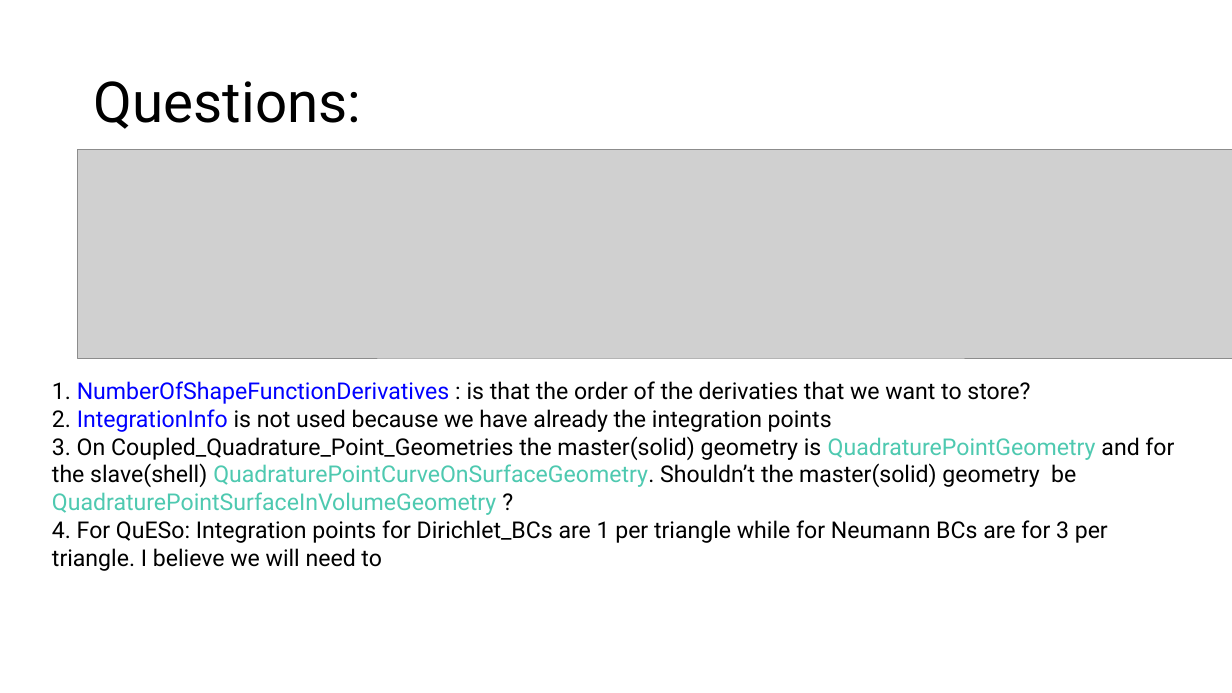
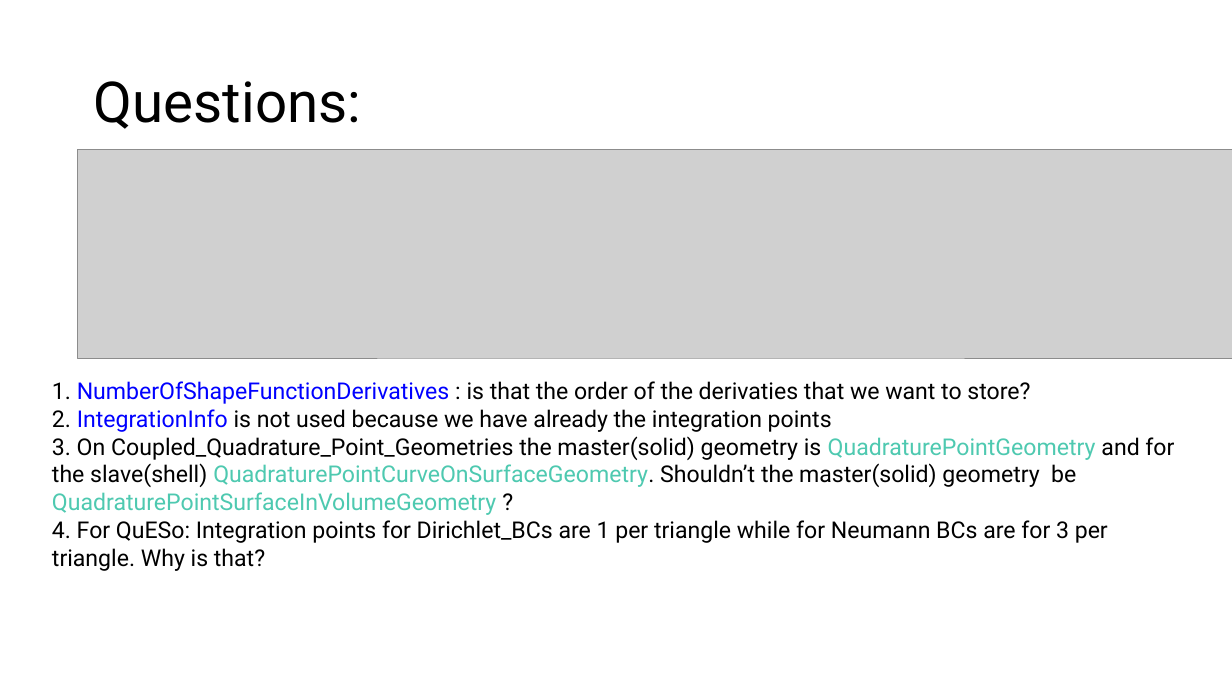
Before and after one commit to Minasmech/SolidShellCouplingIGA, a slide deck: slide 31 of Thesis_Notes.pptx. Drawn at 1232x693 pixels with LibreOffice and Linux fonts; fonts in the diff are those of the drawing; grey boxes stand for pictures. Boxes give left, top, right and bottom in pixels: in the first picture for what was removed or moved away, otherwise in the second. Text is boxed around its words. In the diff, an @@ line names an element or a change of style, - is before the commit and + after.

```diff
--- a/Thesis_Notes.pptx
+++ b/Thesis_Notes.pptx
@@ text at (52, 520, 1108, 571): text changed @@
-4. For QuESo: Integration points for Dirichlet_BCs are 1 per triangle while for Neumann BCs are for 3 per triangle. I believe we will need to
+4. For QuESo: Integration points for Dirichlet_BCs are 1 per triangle while for Neumann BCs are for 3 per triangle. Why is that?
```
Also in this commit, not shown: 6 slides added, 5 other files.
